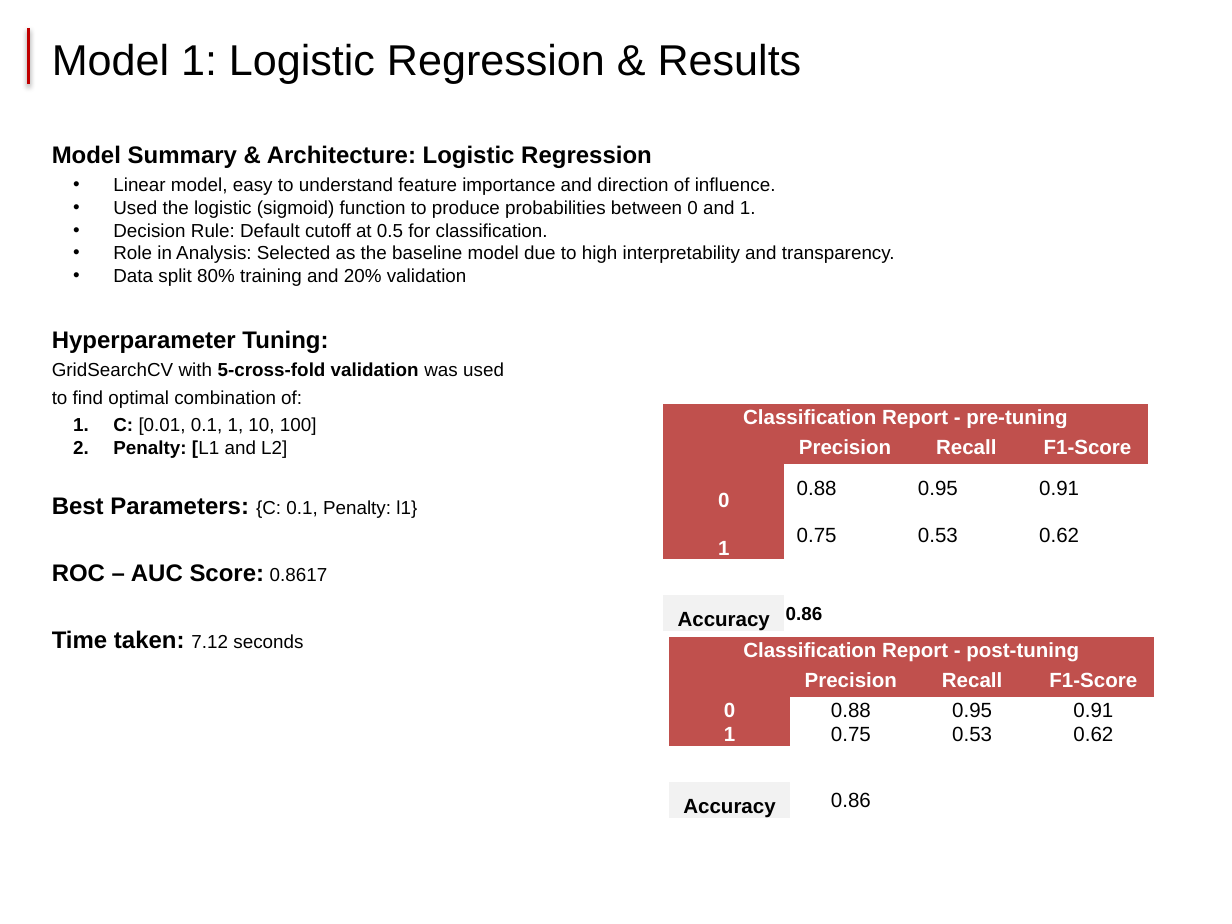
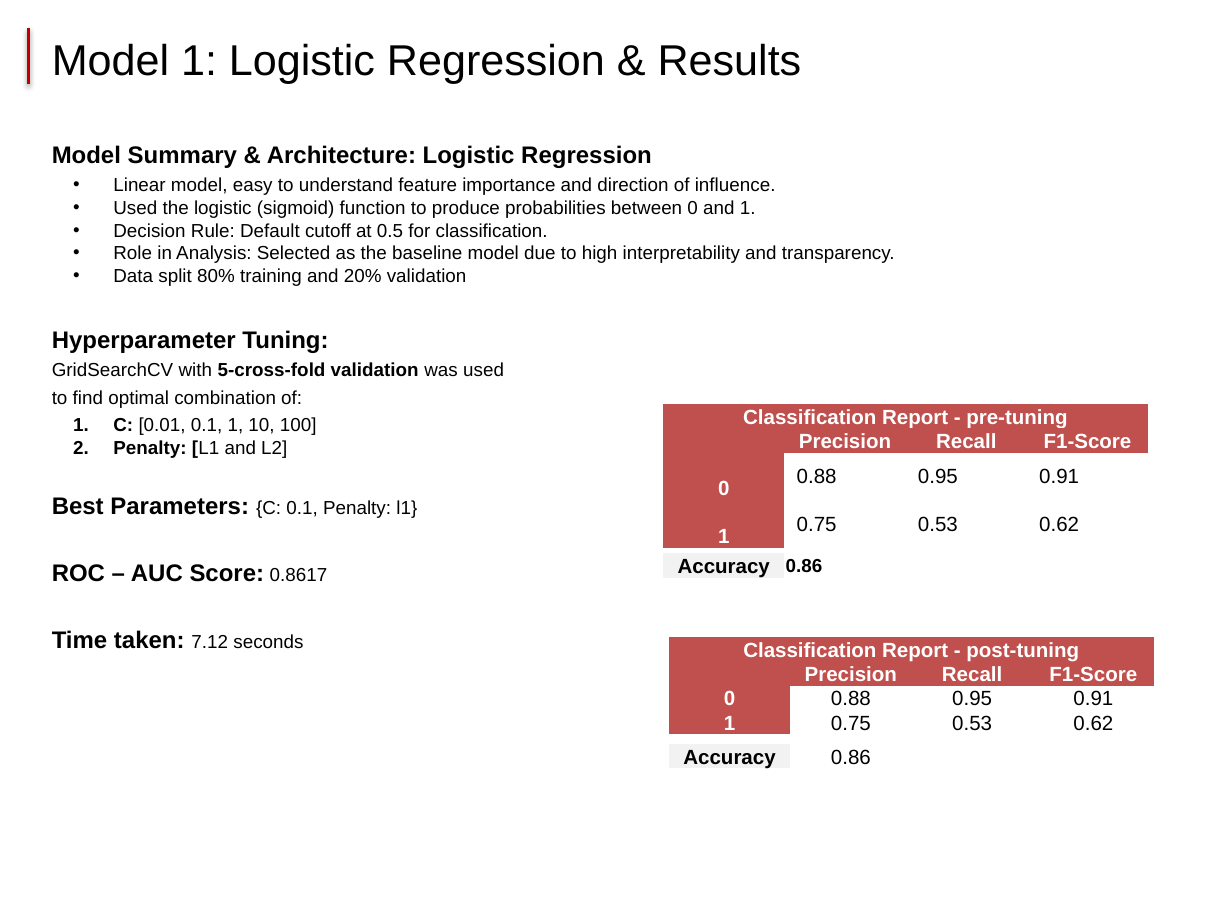
Before and after one commit to Pravin971/PulseCheck-Credit-Risk-Scoring, a slide deck: slide 23 of Credit_Risk_Project_Presentation.pptx. Drawn at 1232x924 pixels with LibreOffice and Linux fonts; fonts in the diff are those of the drawing. Boxes give left, top, right and bottom in pixels: in the first picture for what was removed or moved away, otherwise in the second. Text is boxed around its words. In the diff, an @@ line names an element or a change of style, - is before the commit and + after.

```diff
--- a/Credit_Risk_Project_Presentation.pptx
+++ b/Credit_Risk_Project_Presentation.pptx
@@ table: place and size @@
-table at [663,404,1146,808]
+table at [663,404,1146,586]
@@ table: place and size @@
-table at [669,637,1152,924]
+table at [669,637,1152,776]
```
Also in this commit, not shown: 8 other slides changed, 11 other files.
